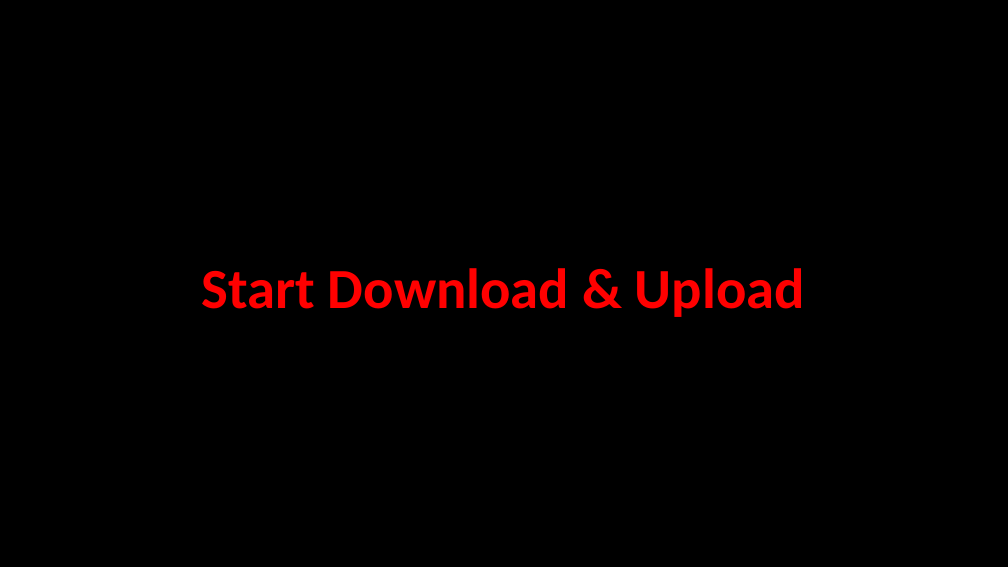
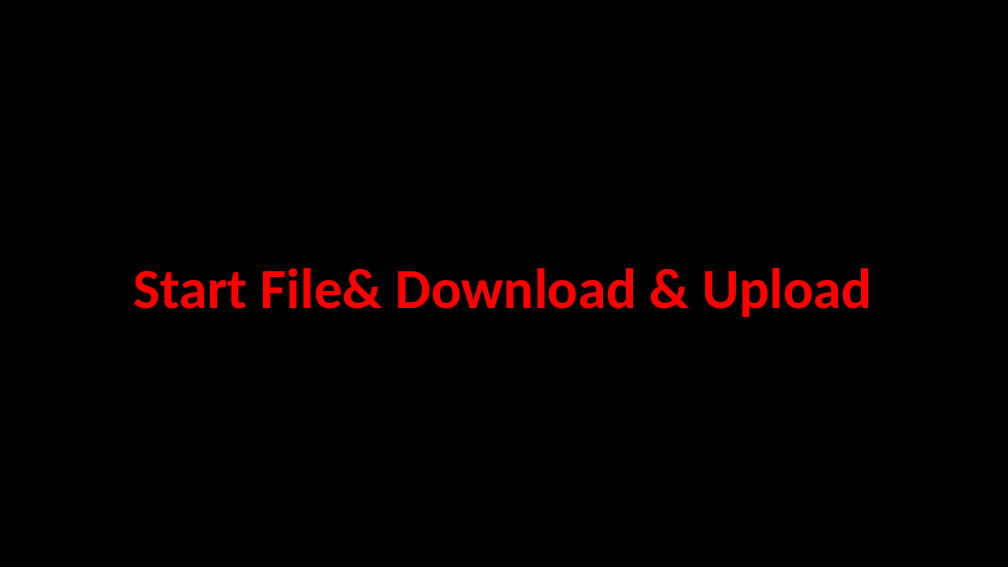
Before and after one commit to AhmedMohamedSamir1/Summary, a slide deck: slide 120 of Angular & type script/Angular.pptx. Drawn at 1008x567 pixels with LibreOffice and Linux fonts; fonts in the diff are those of the drawing; background and template pictures are left out. Boxes give left, top, right and bottom in pixels: in the first picture for what was removed or moved away, otherwise in the second. Text is boxed around its words. In the diff, an @@ line names an element or a change of style, - is before the commit and + after.

```diff
--- a/Angular & type script/Angular.pptx
+++ b/Angular & type script/Angular.pptx
@@ title at [134,268,872,317]: text changed @@
-Start Download & Upload
+Start File& Download & Upload
```
Also in this commit, not shown: 1 other slide changed, 1 slide added, 2 other files.
